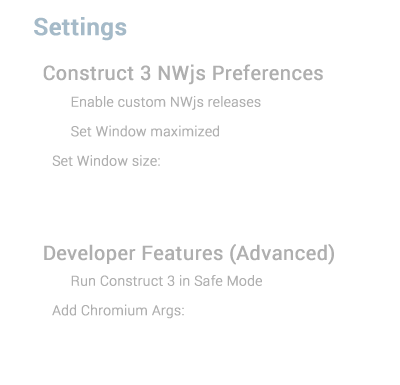
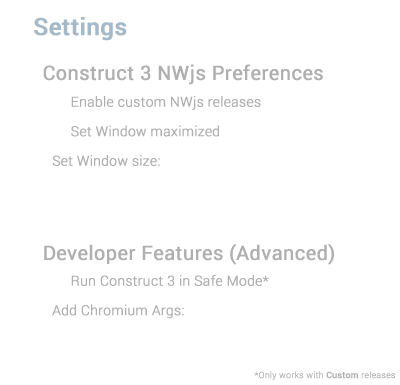
Revision of a layered (400, 385) image; what changed, layer by layer:
added layer "*Only works with Custom releases" above "Run Construct 3 in Safe Mode* Add Chromium Args:" over [left=254, top=371, right=395, bottom=380]
renamed "Run Construct 3 in Safe Mode Add Chromium Args:" to "Run Construct 3 in Safe Mode* Add Chromium Args:", painted on it over [left=262, top=275, right=269, bottom=282]
